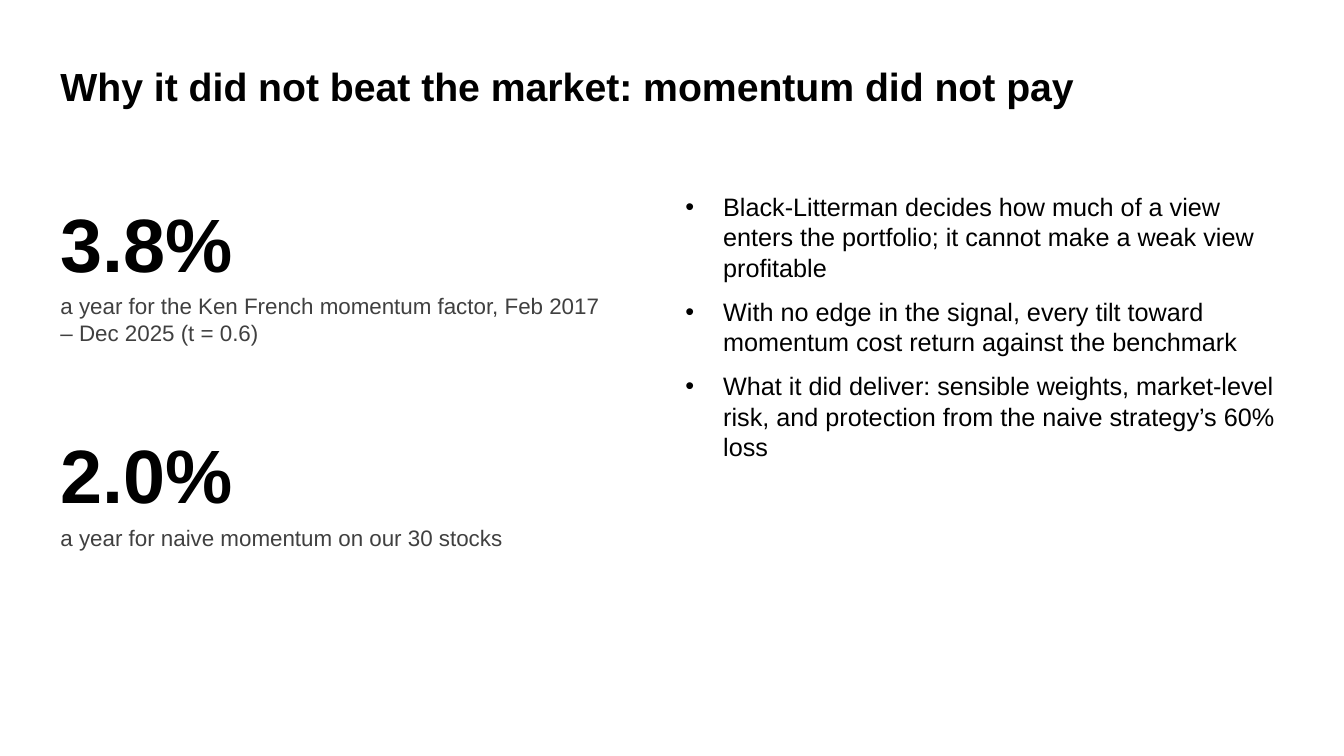
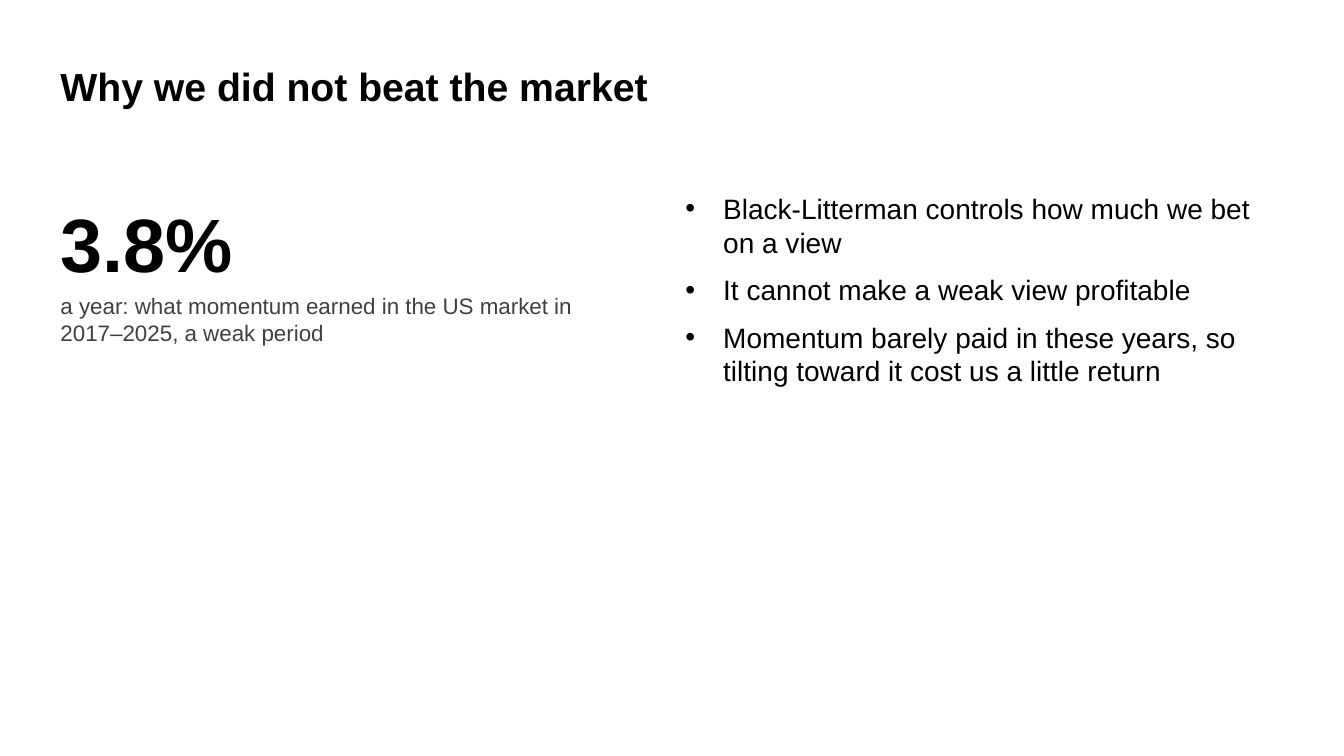
Before and after one commit to mateopreve-dev/quant-finance-project, a slide deck: slide 7 of slides/Project4_MomentumBL.pptx (slide 8 before the commit). Drawn at 1344x756 pixels with LibreOffice and Linux fonts; fonts in the diff are those of the drawing. Boxes give left, top, right and bottom in pixels: in the first picture for what was removed or moved away, otherwise in the second. Text is boxed around its words. In the diff, an @@ line names an element or a change of style, - is before the commit and + after.

```diff
--- a/slides/Project4_MomentumBL.pptx
+++ b/slides/Project4_MomentumBL.pptx
@@ title at (60,72,647,109): text changed @@
-Why it did not beat the market: momentum did not pay
+Why we did not beat the market
@@ text at (723,198,1250,387): text changed; size 18 to 20 pt @@
-• Black-Litterman decides how much of a view enters the portfolio; it cannot make a weak view profitable
-• With no edge in the signal, every tilt toward momentum cost return against the benchmark
-• What it did deliver: sensible weights, market-level risk, and protection from the naive strategy’s 60% loss
+• Black-Litterman controls how much we bet on a view
+• It cannot make a weak view profitable
+• Momentum barely paid in these years, so tilting toward it cost us a little return
@@ text at (60,297,571,346): text changed @@
-a year for the Ken French momentum factor, Feb 2017 – Dec 2025 (t = 0.6)
+a year: what momentum earned in the US market in 2017–2025, a weak period
@@ text removed at (60,450,232,504) @@
-2.0%
@@ text removed at (60,529,502,551) @@
-a year for naive momentum on our 30 stocks
```
Also in this commit, not shown: 4 other slides changed, 3 slides added, 5 slides removed.
